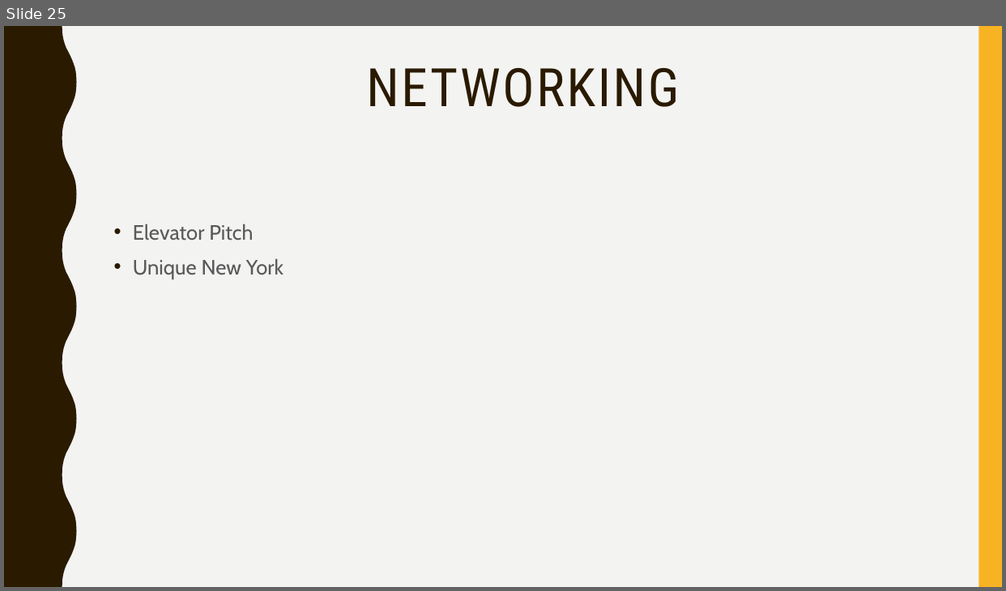
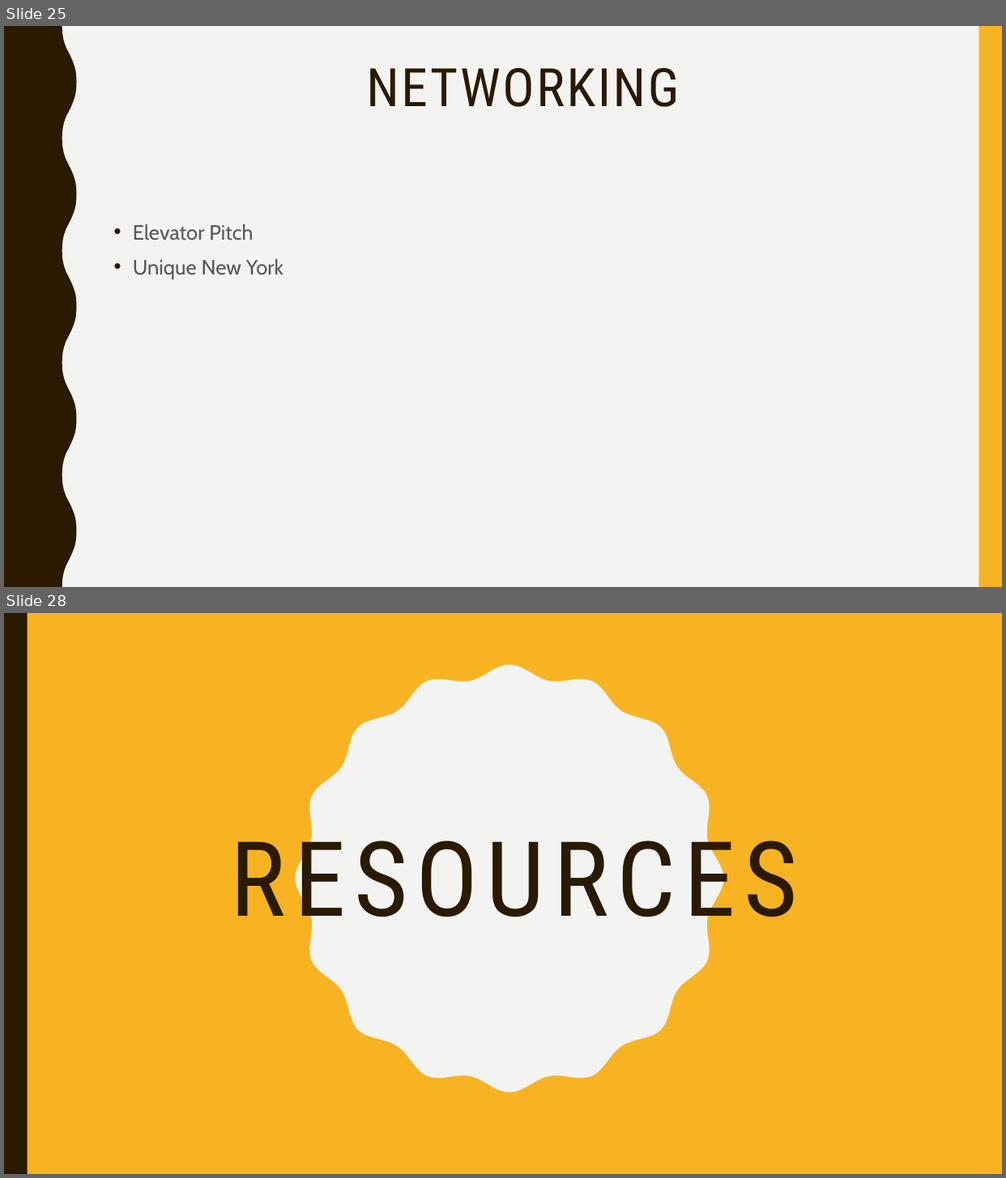
Before and after one commit to lakshmi-intechcode/jng_instr_folder, a slide deck: Job_Stuff/Jng_Job_Prezzie.pptx. Shown one above the other, each under a label of ours: slide 25 before the commit, slides 25 and 28 after it; the slides between them are not shown. The pictures are 1006x591 and 1006x1178 pixels, drawn with LibreOffice and Linux fonts; fonts in the diff are those of the drawing. Boxes give left, top, right and bottom in pixels: in the first picture for what was removed or moved away, otherwise in the second. Text is boxed around its words. In the diff, an @@ line names an element or a change of style, - is before the commit and + after.

```diff
--- a/Job_Stuff/Jng_Job_Prezzie.pptx
+++ b/Job_Stuff/Jng_Job_Prezzie.pptx
@@ slide 28 added at (x1=4, y1=613, x2=1002, y2=1174), background #F8B323 @@
@@ rectangle added at (x1=4, y1=613, x2=27, y2=1174), fill #2A1A00 @@
@@ freeform shape added at (x1=296, y1=665, x2=724, y2=1093), fill #F3F3F2 @@
@@ title added at (x1=231, y1=820, x2=798, y2=940), 100 pt, text #2A1A00 @@
+RESOURCES
```
Also in this commit, not shown: 2 slides changed, 1 other slide added.
